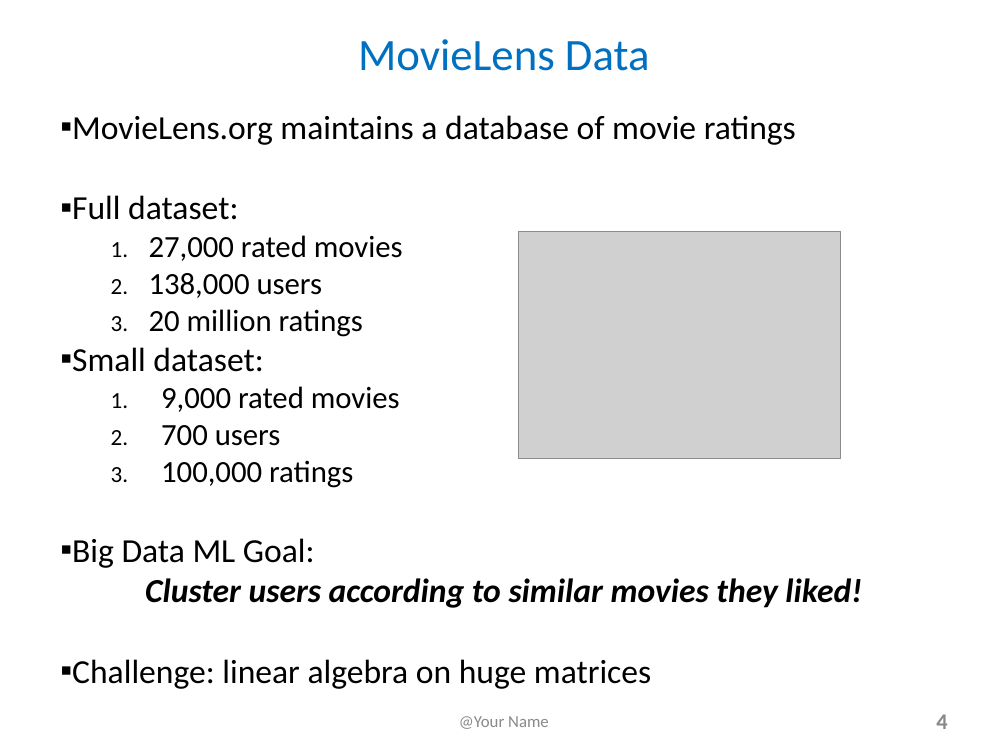
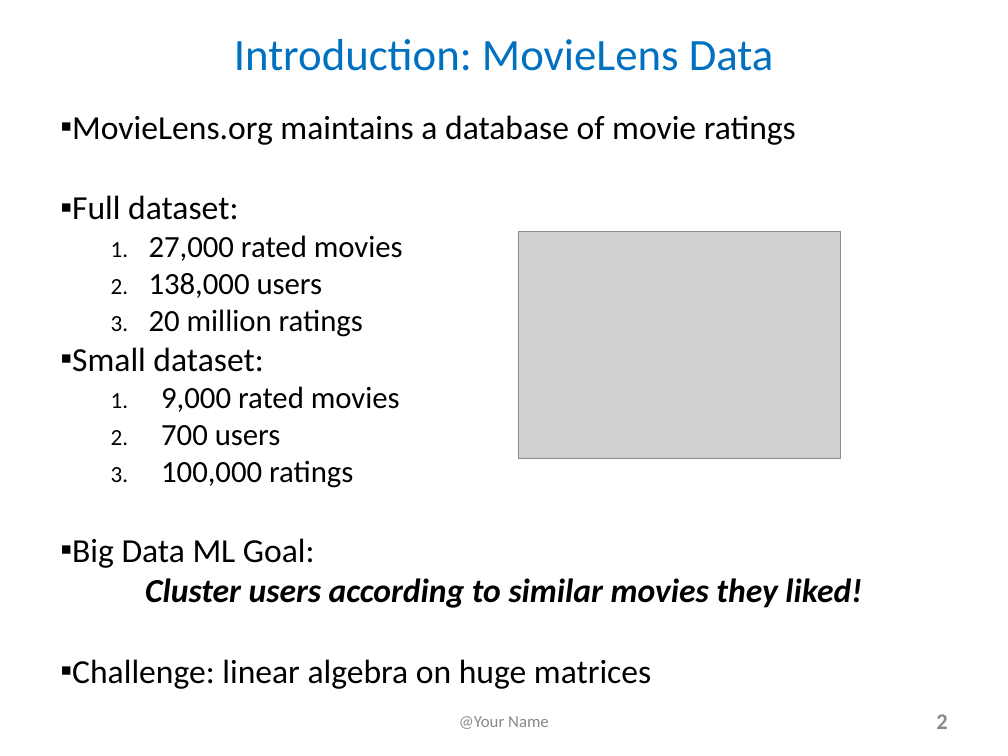
Before and after one commit to lchiaying/SciDB-project, a slide deck: slide 2 of FinalProjectSlides and YouTubeTitlePage_e63_2017.pptx (slide 4 before the commit). Drawn at 1008x756 pixels with LibreOffice and Linux fonts; fonts in the diff are those of the drawing; grey boxes stand for pictures. Boxes give left, top, right and bottom in pixels: in the first picture for what was removed or moved away, otherwise in the second. Text is boxed around its words. In the diff, an @@ line names an element or a change of style, - is before the commit and + after.

```diff
--- a/FinalProjectSlides and YouTubeTitlePage_e63_2017.pptx
+++ b/FinalProjectSlides and YouTubeTitlePage_e63_2017.pptx
@@ text at (234, 39, 774, 71): text changed @@
-MovieLens Data
+Introduction: MovieLens Data
@@ page number at (936, 714, 947, 729): text changed @@
-4
+2
```
Also in this commit, not shown: 6 other slides changed, 1 slide added, 1 slide removed, 13 other files.
